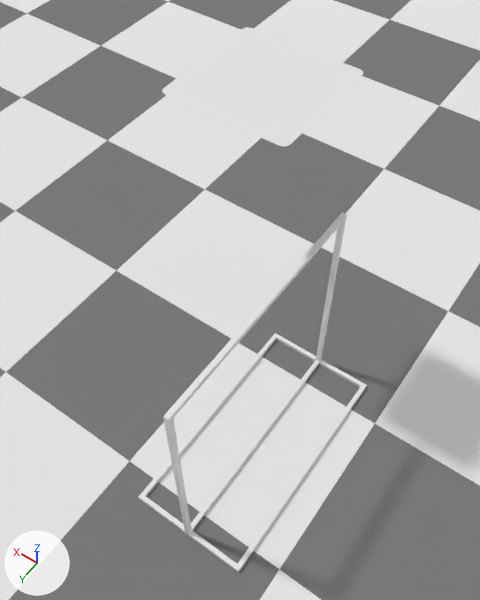
The Blender file blender/scene.blend as it was, and as the next commit left it.
The view is the same before and after, from a 50 mm camera at (-0.726, 1.129, 2.748) aimed at (0.167, -0.122, 0.783). Lighting does not change. The marker at lower left points along +X, +Y and +Z.

Names of what the first picture shows: 'Cloth', 'Floor', 'hanger'.
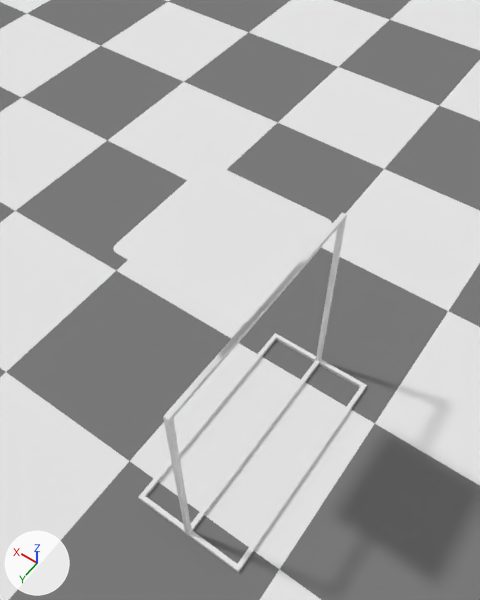
Location of each change, [x1, y1, x2, y2] in pixels of the pictures (480 x 600 px):
'Cloth', moved
    before: [162, 27, 363, 147]
    after: [113, 163, 332, 324]

Diff of the bpy script that builds the scene:
```diff
--- a/blender/scene.blend.py
+++ b/blender/scene.blend.py
@@ ob_cloth @@
 ob_cloth = bpy.data.objects.new('Cloth', me_cloth)
-ob_cloth.location = (0.298, -0.439, 1.495)
+ob_cloth.location = (0.109, 0.039, 1.305)
 ob_cloth.scale = (-0.239, -0.239, -0.239)
```
